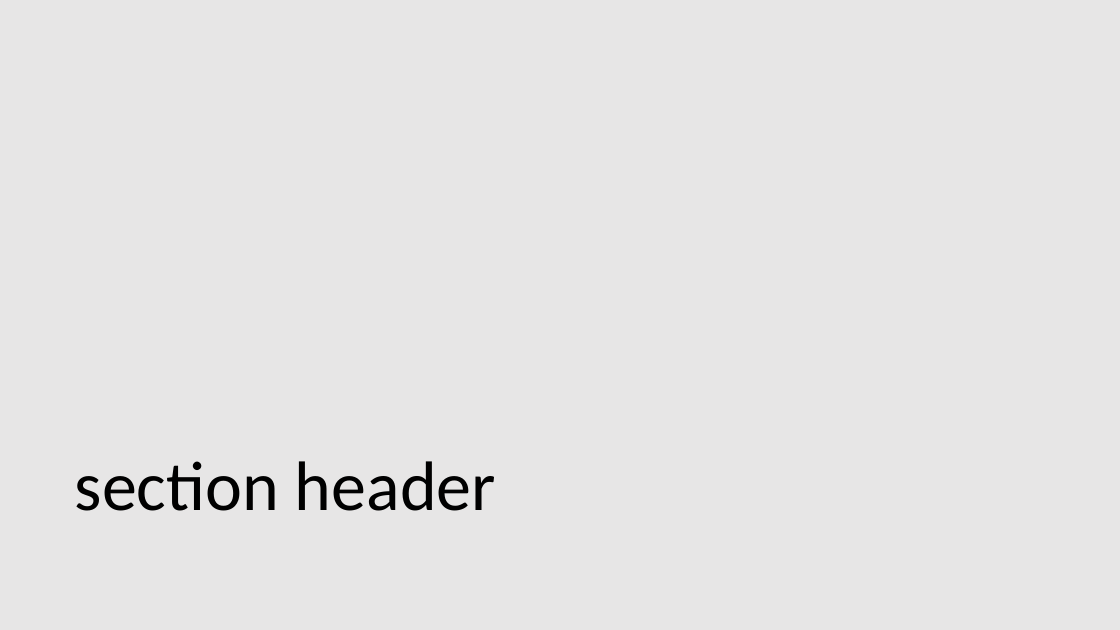
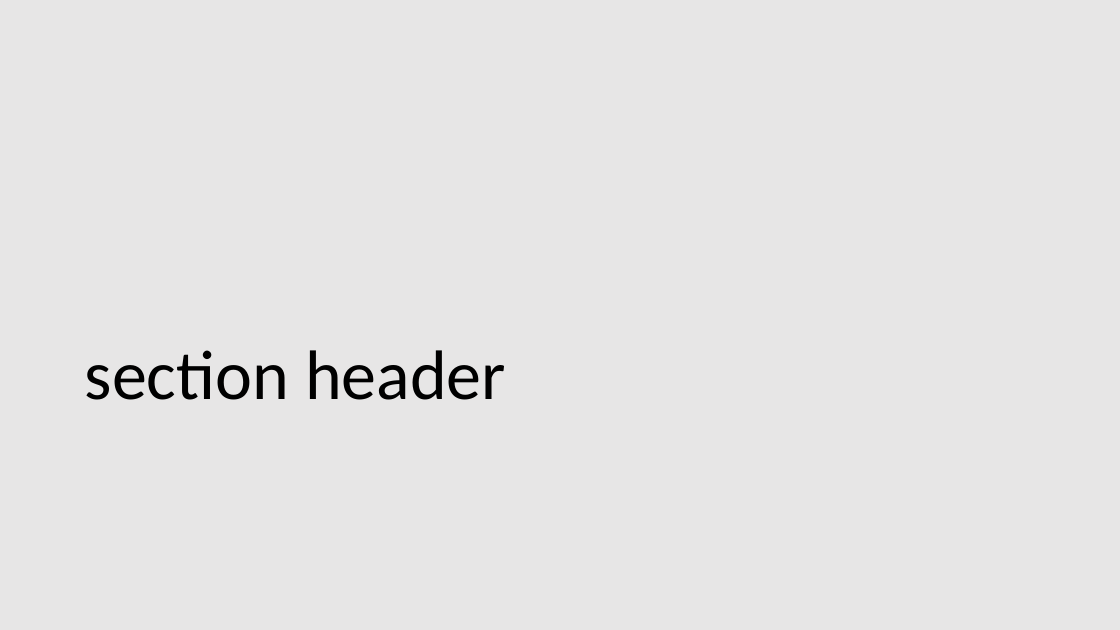
Before and after one commit to nwstephens/rmd2ppt, a slide deck: slide 2 of 07-yaml/example-yaml.pptx. Drawn at 1120x630 pixels with LibreOffice and Linux fonts; fonts in the diff are those of the drawing; background and template pictures are left out. Boxes give left, top, right and bottom in pixels: in the first picture for what was removed or moved away, otherwise in the second. Text is boxed around its words. In the diff, an @@ line names an element or a change of style, - is before the commit and + after.

```diff
--- a/07-yaml/example-yaml.pptx
+++ b/07-yaml/example-yaml.pptx
@@ title "section header": place and size @@
-title "section header" at (75,461,496,511)
+title "section header" at (85,350,506,400)
```
Also in this commit, not shown: 1 slide added, 1 slide removed, 3 other files.
